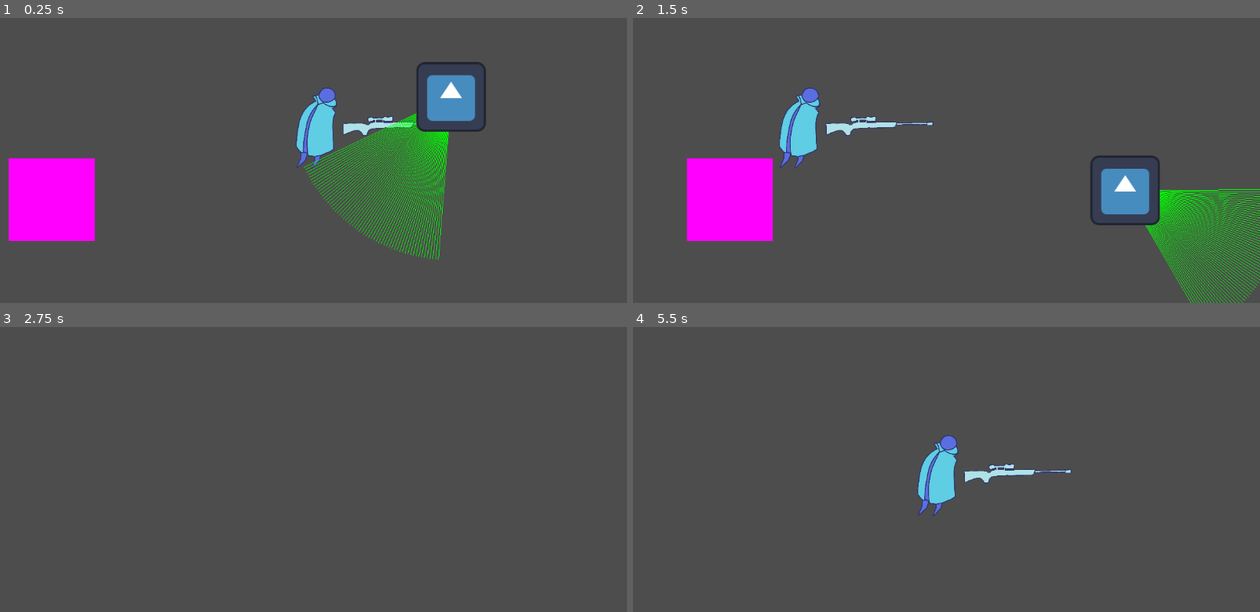
Above: before the commit, frames 1-4 (two rows, left to right).
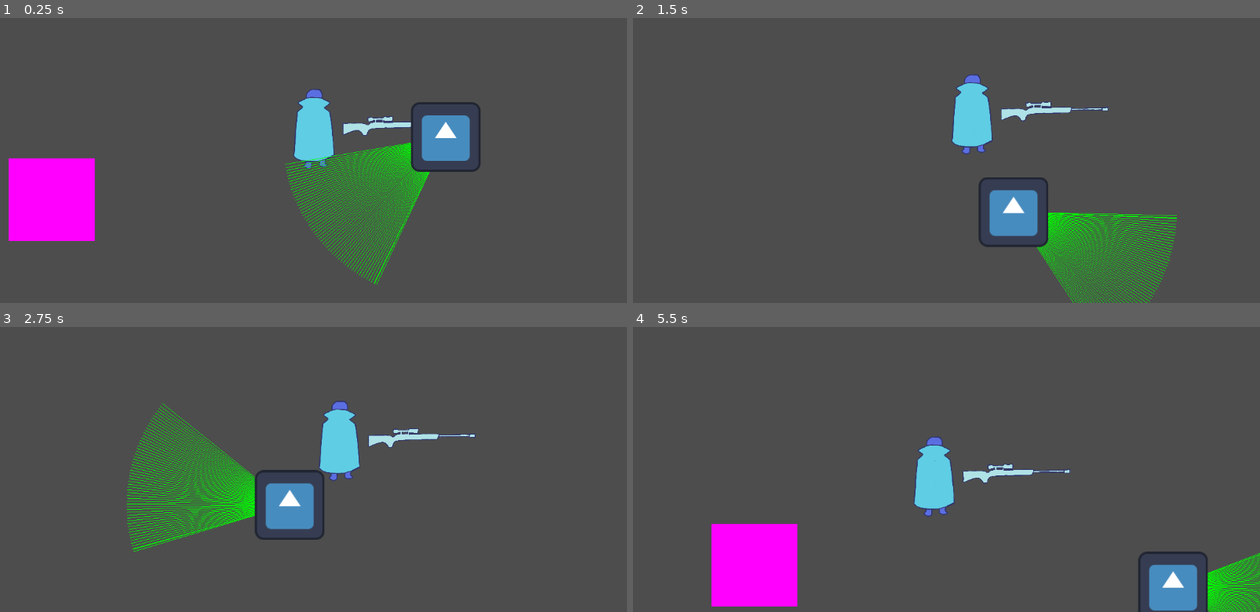
Above: after the commit, the same moments.

Repository: lonelyfloat/brackeys2025
Game: Godot game, scene res://basicTestScene.tscn
The game is run twice, just before and just after one commit, with the same random seed, the same clock (stepped at 60 frames per second) and the same inputs. The engine's default icon, where the game draws it, is replaced by a stand-in: a white triangle on a blue panel in a dark square.
Inputs:
- Up to frame 1 (0.25 s): no input
- Up to frame 2 (1.5 s): hold Right (ui_right) 0.53-1.28 s; hold Down (ui_down) from 1.28 s (still down)
- Up to frame 3 (2.75 s): release Down (ui_down) at 2.03 s; hold Right (ui_right) from 2.03 s (still down)
- Up to frame 4 (5.5 s): release Right (ui_right) at 2.78 s; hold Up (ui_up) 2.78-3.53 s; hold Left (ui_left) 3.53-5.03 s; hold Down (ui_down) from 5.03 s (still down)

The runs differ from the first frame. In frame 1, 8.4% of the frame differs, in the area x 45-78%, y 15-94%; in frame 2, 17%, in the area x 8-100%, y 19-100%; in frame 3, 7.0%; in frame 4, 7.6%.

Commit message:
fixed bouces

Diff:
--- a/Player.tscn
+++ b/Player.tscn
@@ -258,8 +258,9 @@
 "speed": 6.0
 }]
 
-[sub_resource type="RectangleShape2D" id="RectangleShape2D_2biwl"]
-size = Vector2(81, 148)
+[sub_resource type="CapsuleShape2D" id="CapsuleShape2D_1jg3a"]
+radius = 24.5
+height = 140.0
 
 [node name="Player" type="CharacterBody2D" groups=["Player"]]
 motion_mode = 1
@@ -268,11 +269,10 @@
 [node name="AnimatedSprite2D" type="AnimatedSprite2D" parent="."]
 scale = Vector2(0.3, 0.3)
 sprite_frames = SubResource("SpriteFrames_326wc")
-animation = &"knockedR"
+animation = &"idleB"
 
 [node name="CollisionShape2D" type="CollisionShape2D" parent="."]
-position = Vector2(-1.5, 1)
-shape = SubResource("RectangleShape2D_2biwl")
+shape = SubResource("CapsuleShape2D_1jg3a")
 
 [node name="Camera2D" type="Camera2D" parent="."]
 process_callback = 0
--- a/basicTestScene.tscn
+++ b/basicTestScene.tscn
@@ -28,9 +28,10 @@
 texture = SubResource("NoiseTexture2D_6xsw3")
 
 [node name="GenericCrowdNPC" parent="." instance=ExtResource("2_h48vl")]
-position = Vector2(322, -178)
+position = Vector2(324, -93)
 path = Array[Vector2]([Vector2(200, 0), Vector2(400, 100), Vector2(0, 50)])
 speed = 200
+viewConeAngle = 27.215
 texture = ExtResource("3_nmpvq")
 
 [node name="SuspicionManager" parent="." instance=ExtResource("4_54eyk")]
--- a/player.gd
+++ b/player.gd
@@ -3,6 +3,7 @@
 @export var speed = 300
 var speed_nerft = 1
 var bounce = false
+var bouncing = false
 var vel
 var suspicion_level := 0.0
 
@@ -11,7 +12,7 @@
 	var horz_direction := Input.get_axis("ui_left", "ui_right")
 	var vert_direction := Input.get_axis("ui_up", "ui_down")
 
-	if (horz_direction || vert_direction) && !bounce:
+	if (horz_direction || vert_direction) && !bouncing:
 		if abs(horz_direction) > .5 && abs(vert_direction) > .5:
 			speed_nerft = 0.66
 		else:
@@ -23,17 +24,20 @@
 		velocity.y = move_toward(velocity.y, 0, speed/30.)
 
 	if bounce:
-		velocity += vel;
+		velocity = vel
+		bounce = false
+
 
 	var collision = move_and_collide(velocity * delta)
 	if collision:
 		if fmod(collision.get_angle(),PI) > 0.77:
-			vel = Vector2(velocity.x * -2,velocity.y)
+			vel = Vector2(velocity.x * -1,velocity.y)
 		else:
-			vel = Vector2(velocity.x,velocity.y * -2)
+			vel = Vector2(velocity.x,velocity.y * -1)
 		bounce = true
-		bounce_time(1)
+		bouncing = true
+		bounce_time(0.33)
 
 func bounce_time(seconds: float) -> void:
 	await get_tree().create_timer(seconds).timeout
-	bounce = false
+	bouncing = false
Not shown: 1 places in basicTestScene.tscn that only renumber resources
